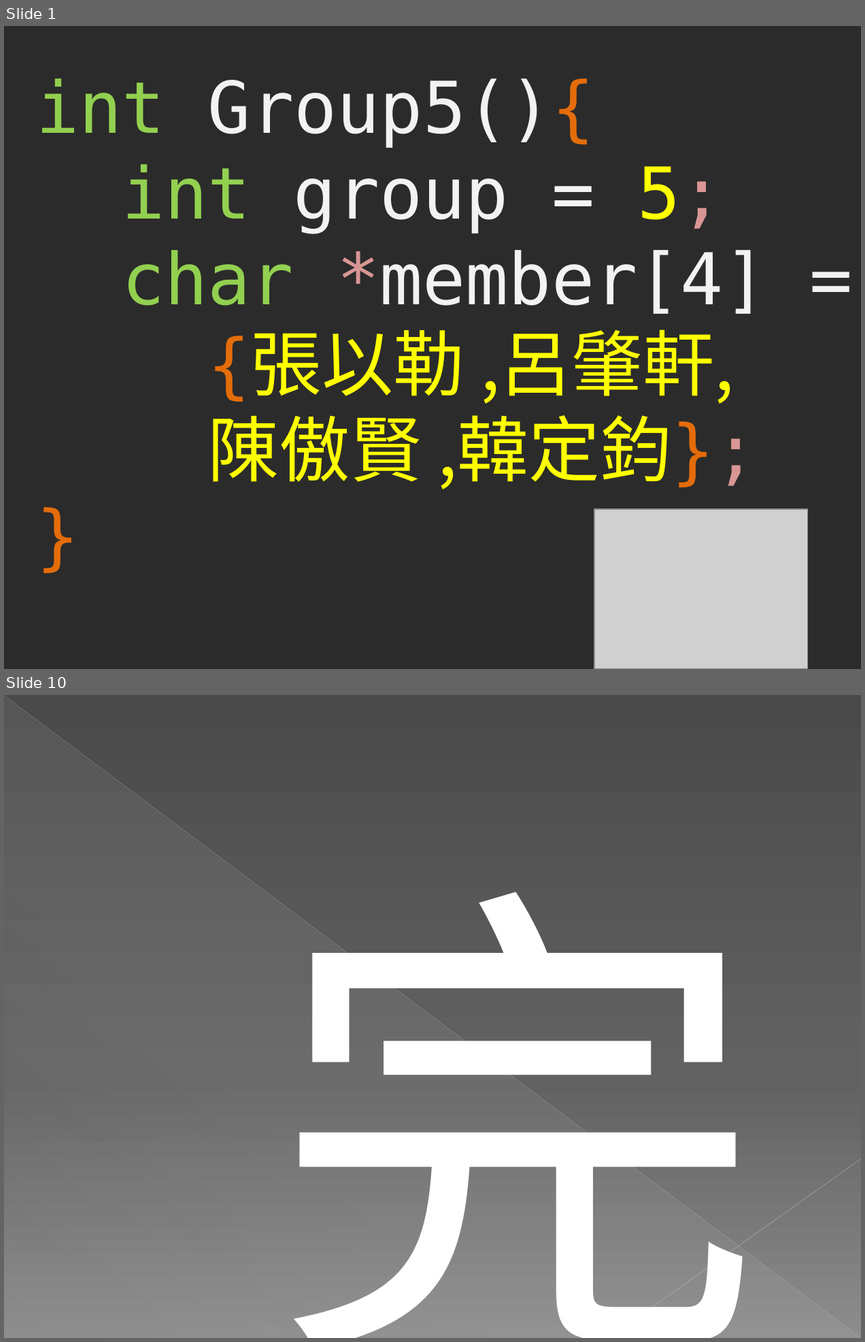
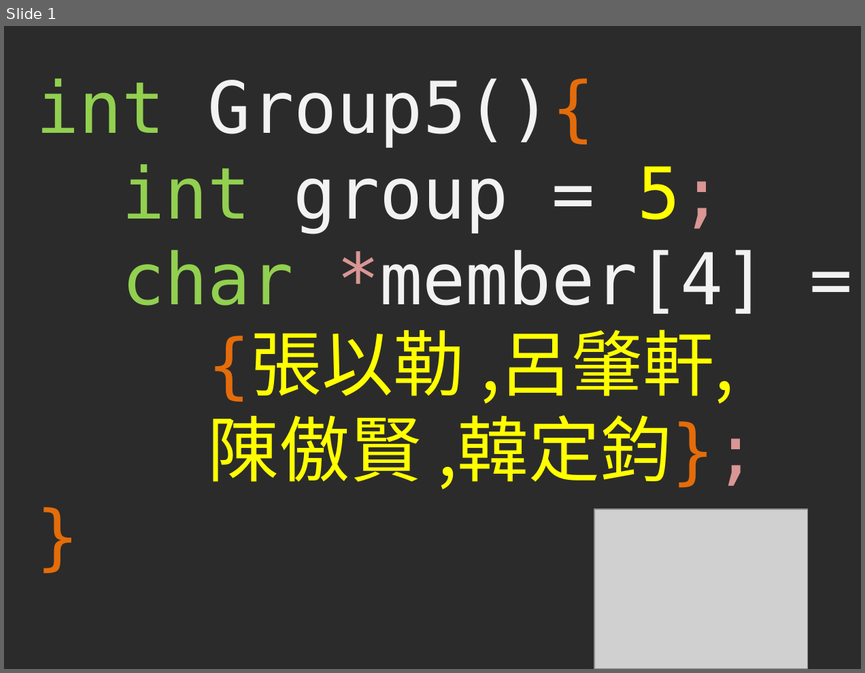
Before and after one commit to hihison/Group5_Project, a slide deck: 001.pptx. Shown one above the other, each under a label of ours: slides 1 and 10 before the commit, slide 1 after it; the slides between them are not shown. The pictures are 865x1342 and 865x673 pixels, drawn with LibreOffice and Linux fonts; fonts in the diff are those of the drawing; grey boxes stand for pictures; background and template pictures are left out; a plain dark background stands for a picture behind light text. Boxes give left, top, right and bottom in pixels: in the first picture for what was removed or moved away, otherwise in the second. Text is boxed around its words. In the diff, an @@ line names an element or a change of style, - is before the commit and + after.

```diff
--- a/001.pptx
+++ b/001.pptx
@@ slide 10 removed at bbox=[4, 695, 861, 1338], background picture (left out) @@
@@ line removed from (4, 696) to (860, 1337) @@
@@ right triangle removed at bbox=[5, 697, 860, 1338] @@
@@ text removed at bbox=[272, 892, 764, 1338] @@
-完 !
@@ line removed from (861, 1159) to (610, 1337) @@
```
Also in this commit, not shown: 4 slides changed, 6 slides added, 4 other slides removed.
